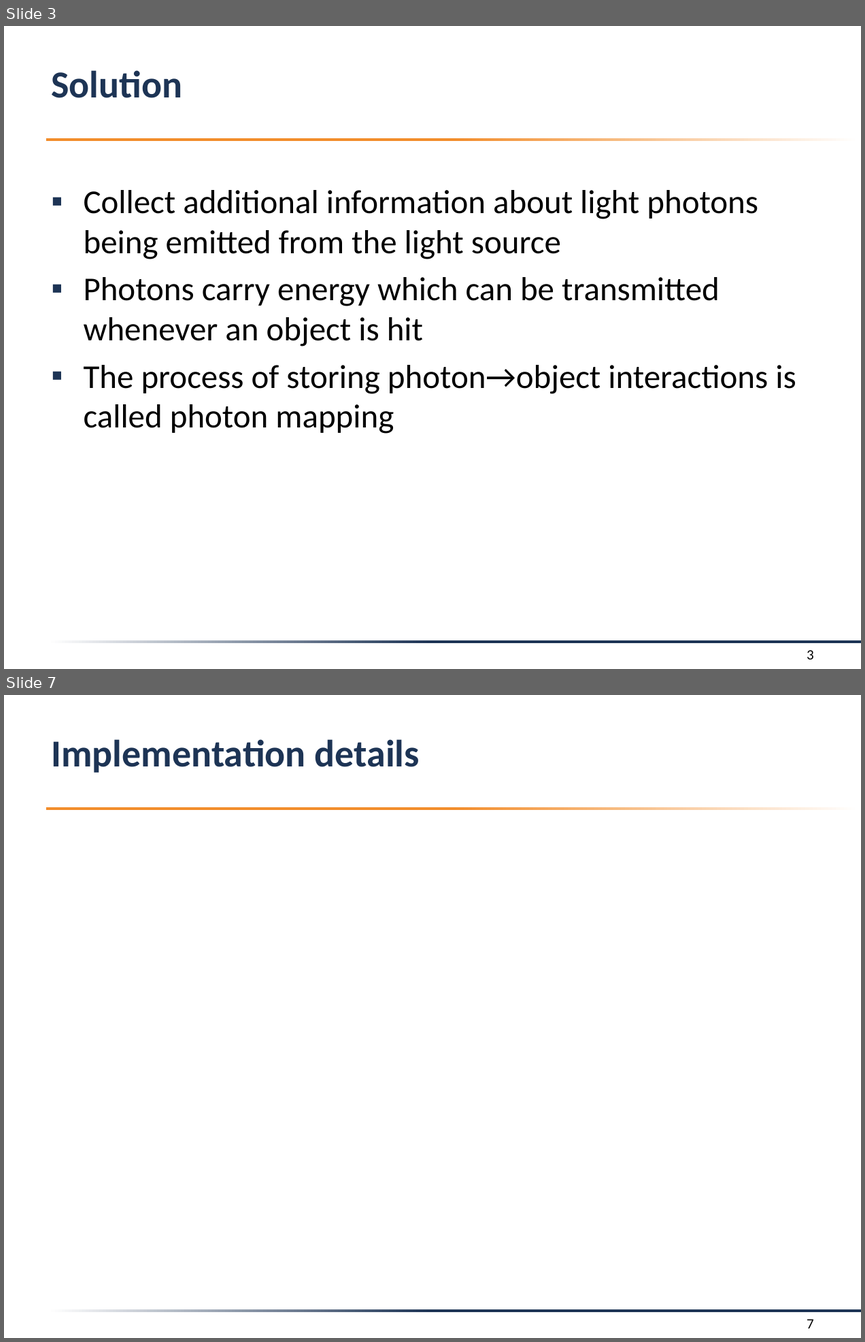
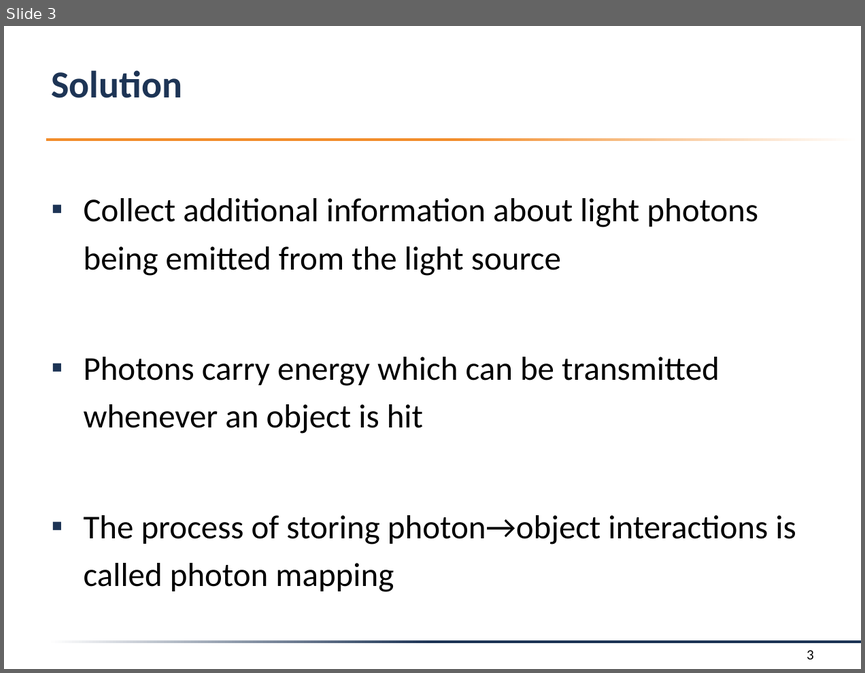
Before and after one commit to f-tischler/FortgeschritteneComputergrafik, a slide deck: Präsentation/presentation.pptx. Shown one above the other, each under a label of ours: slides 3 and 7 before the commit, slide 3 after it; the slides between them are not shown. The pictures are 865x1342 and 865x673 pixels, drawn with LibreOffice and Linux fonts; fonts in the diff are those of the drawing; background and template pictures are left out. Boxes give left, top, right and bottom in pixels: in the first picture for what was removed or moved away, otherwise in the second. Text is boxed around its words. In the diff, an @@ line names an element or a change of style, - is before the commit and + after.

```diff
--- a/Präsentation/presentation.pptx
+++ b/Präsentation/presentation.pptx
@@ slide 7 removed at box(4, 695, 861, 1338), background #FFFFFF; not listed: 2 template elements that a slide beside it also shows @@
@@ title removed at box(51, 739, 419, 773) @@
-Implementation details
@@ page number removed at box(806, 1319, 814, 1328) @@
-7
@@ slide 3 changed as well @@
@@ text "Collect additional information about light ..." at box(84, 198, 796, 592): line spacing 1 to 1.2 @@
```
Also in this commit, not shown: 12 other slides changed, 2 slides added, 4 other slides removed, 4 other files.
